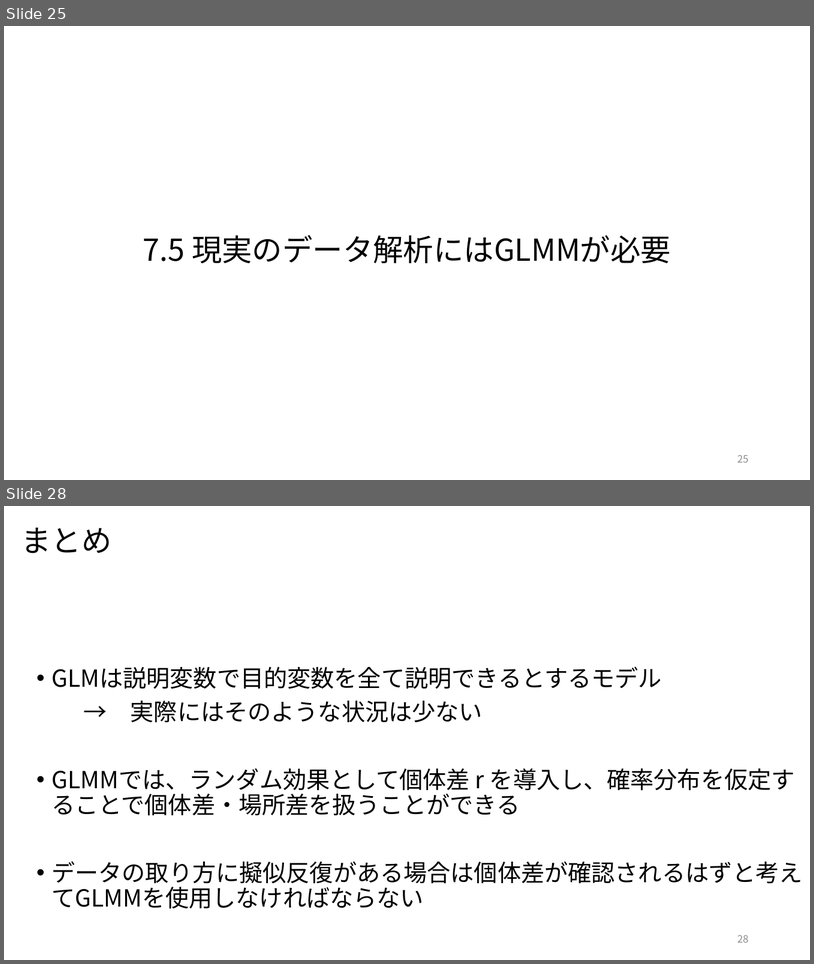
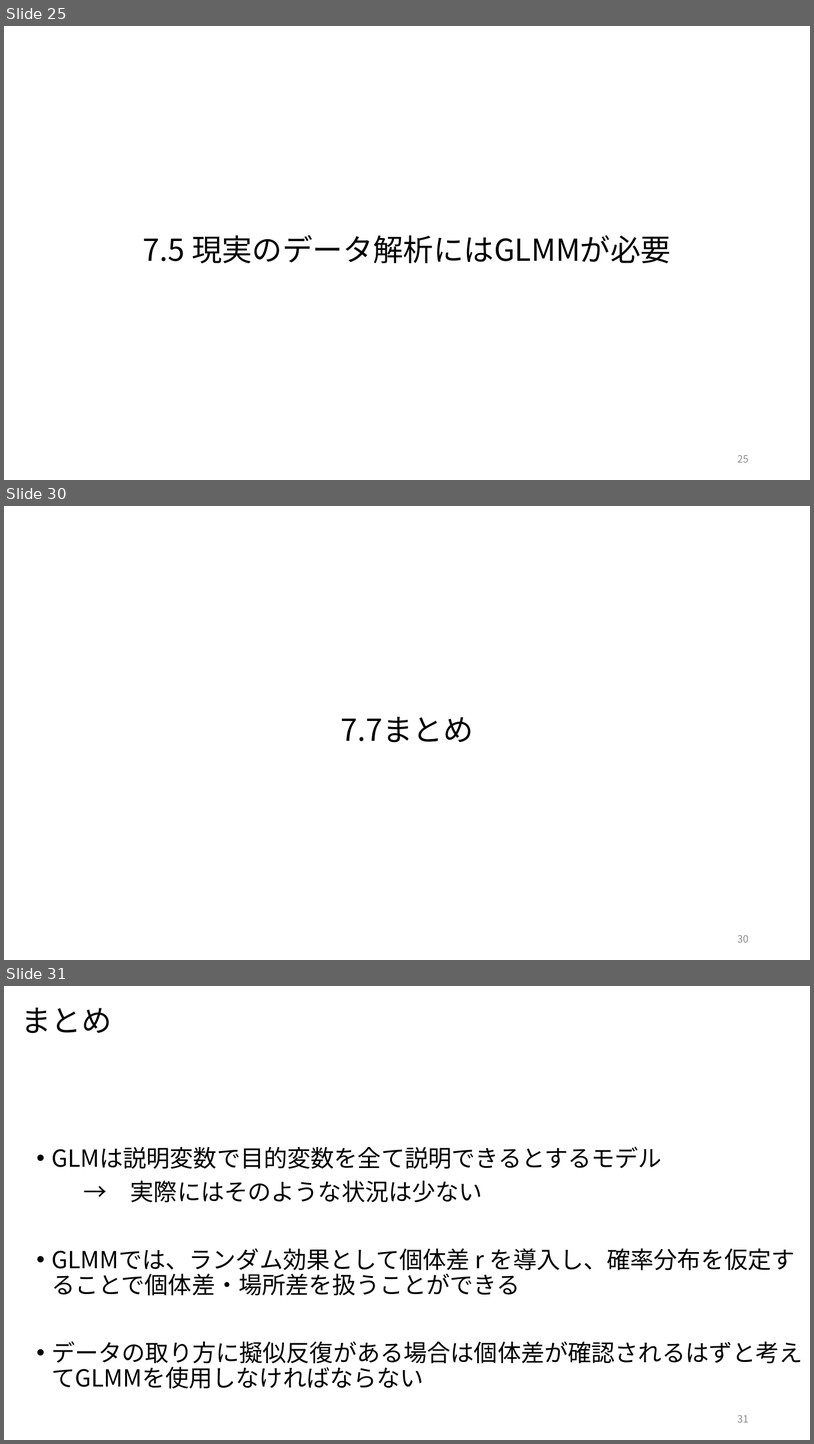
Before and after one commit to kikuchiken-waseda/StatsWorkshop, a slide deck: Chapter07/stats7.pptx. Shown one above the other, each under a label of ours: slides 25 and 28 before the commit, slides 25, 30 and 31 after it; the slides between them are not shown. The pictures are 814x964 and 814x1444 pixels, drawn with LibreOffice and Linux fonts; fonts in the diff are those of the drawing. Boxes give left, top, right and bottom in pixels: in the first picture for what was removed or moved away, otherwise in the second. Text is boxed around its words. In the diff, an @@ line names an element or a change of style, - is before the commit and + after.

```diff
--- a/Chapter07/stats7.pptx
+++ b/Chapter07/stats7.pptx
@@ slide 30 added at [4, 506, 810, 960], background #FFFFFF @@
@@ title added at [341, 717, 473, 742], 36 pt, text #000000 @@
+7.7まとめ
@@ page number added at [738, 934, 749, 942], 12 pt, text #8C8C8C @@
+30
@@ what was slide 28 is now slide 31 @@
@@ page number at [738, 1414, 749, 1422]: text changed @@
-28
+31
```
Also in this commit, not shown: 2 slides changed, 2 other slides added.
